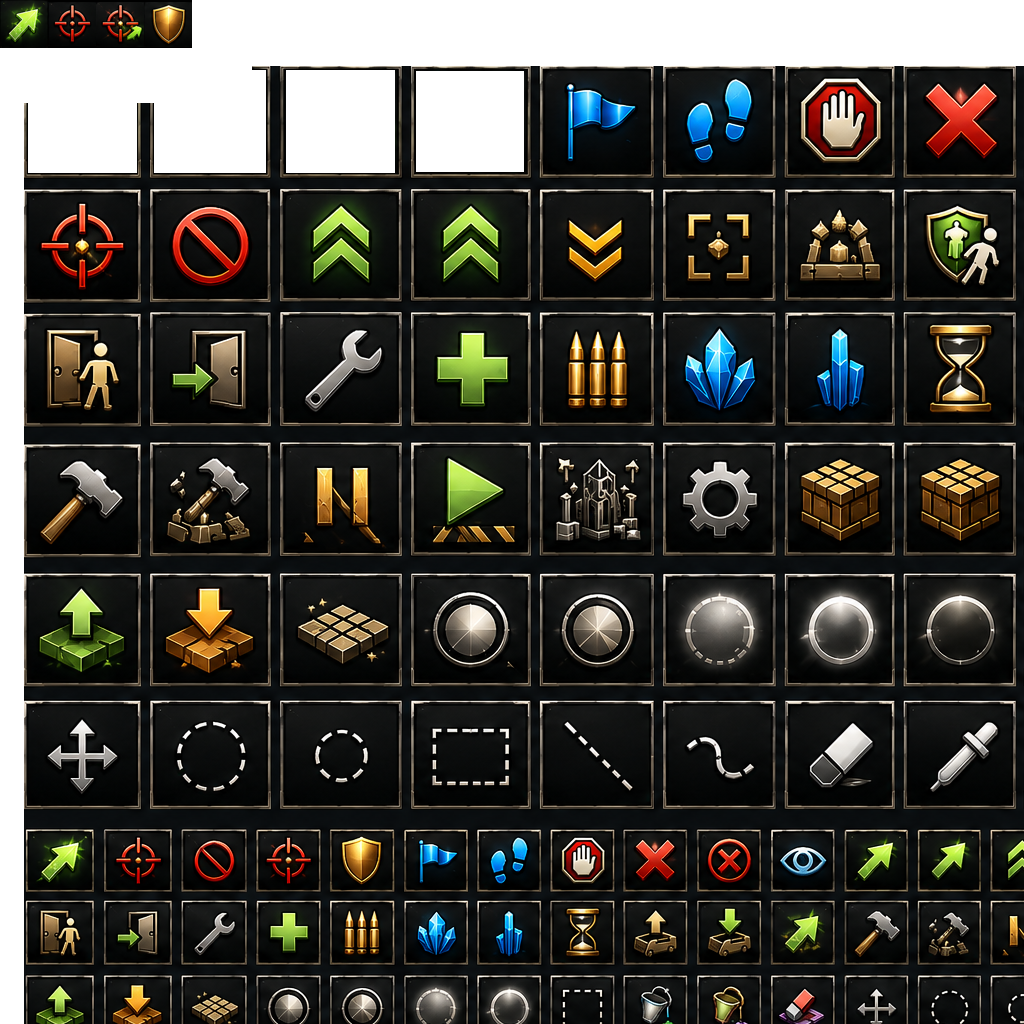
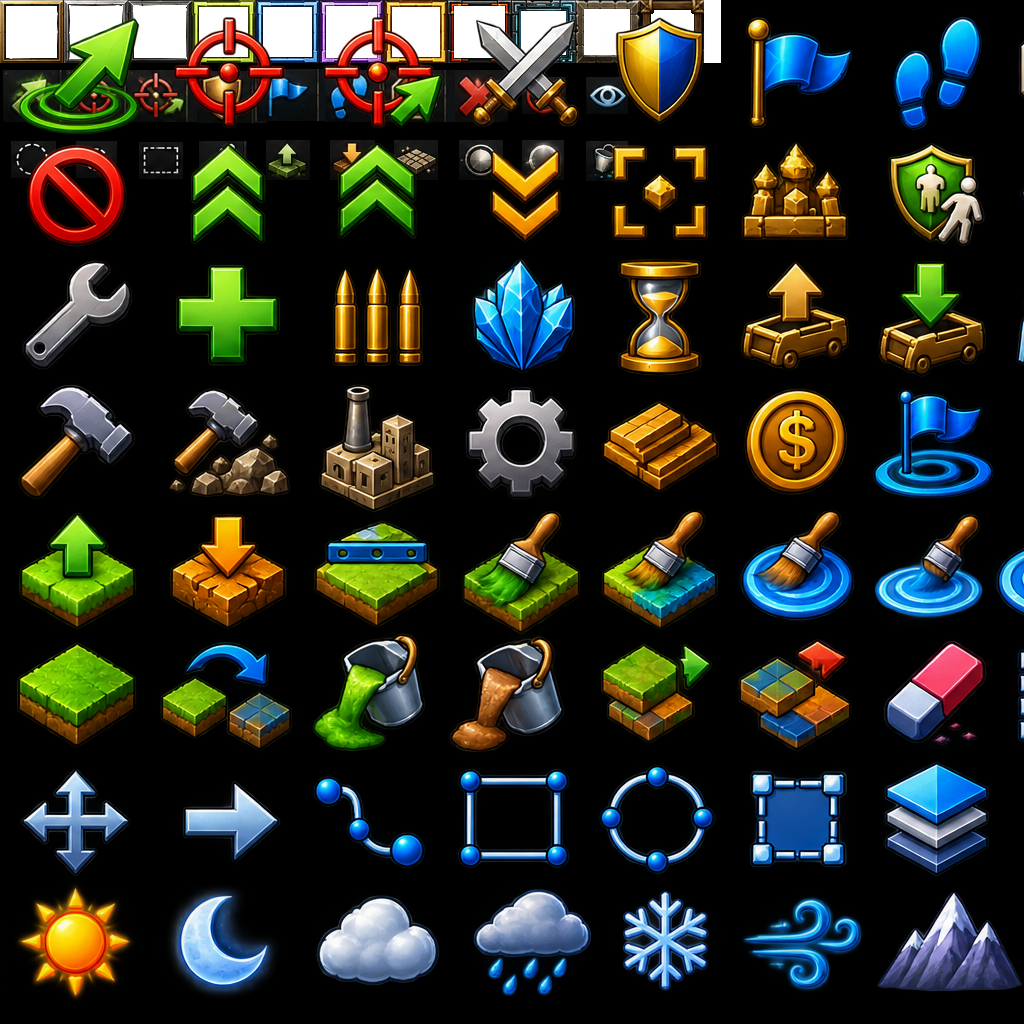
The second (1024, 1024) image is a revision of the first. Changes to its layers:
hid "Malebene 2 (eingefügt)", painted on it over [0, 0, 1024, 1024]
added layer "ActionIcons1.png Zusammengeführt" above "Malebene 1" over [0, 0, 960, 384]
painted on "Malebene 1" over [0, 0, 1024, 1024]
